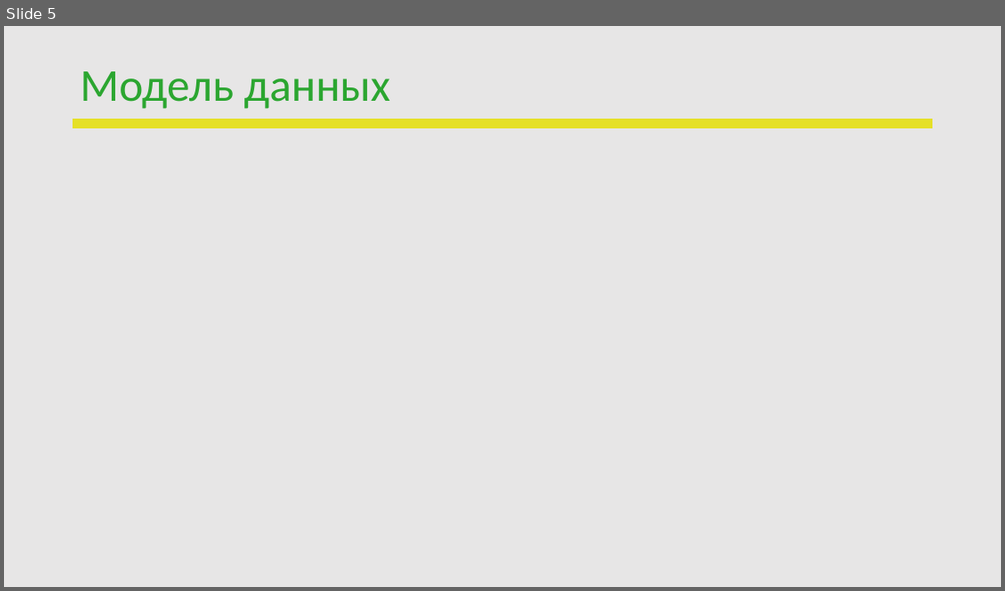
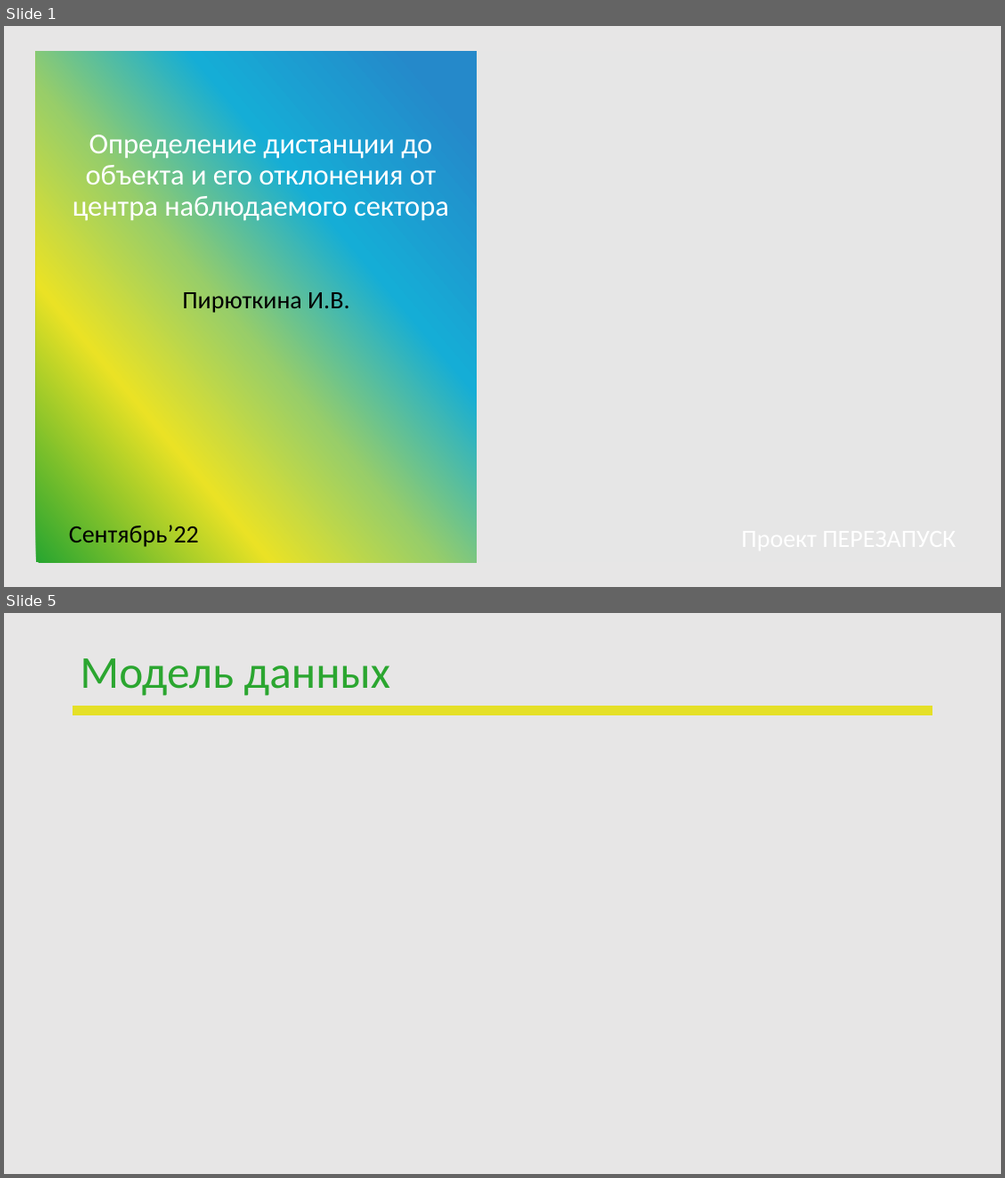
Before and after one commit to CrazyGriffon/DSS, a slide deck: proj/ПЕРЕЗАПУСК_DS (1).pptx. Shown one above the other, each under a label of ours: slide 5 before the commit, slides 1 and 5 after it; the slides between them are not shown. The pictures are 1005x591 and 1005x1178 pixels, drawn with LibreOffice and Linux fonts; fonts in the diff are those of the drawing; background and template pictures are left out. Boxes give left, top, right and bottom in pixels: in the first picture for what was removed or moved away, otherwise in the second. Text is boxed around its words. In the diff, an @@ line names an element or a change of style, - is before the commit and + after.

```diff
--- a/proj/ПЕРЕЗАПУСК_DS (1).pptx
+++ b/proj/ПЕРЕЗАПУСК_DS (1).pptx
@@ slide 1 added at (4,26,1001,587), background #E7E6E6 @@
@@ rectangle added at (36,52,477,563), fill gradient #27A530 to #EAE225 to #99CE68 to #15ADD6 to #2589CA @@
@@ rectangle added at (477,52,971,562), fill #E6E6E6 at 38% opacity @@
@@ title added at (73,129,449,224), 27.9 pt, text #FFFFFF @@
+Определение дистанции до объекта и его отклонения от центра наблюдаемого сектора
@@ text added at (182,287,349,313), 24 pt, text #000000 @@
+Пирюткина И.В.
@@ text added at (69,522,199,548), 24 pt, text #000000 @@
+Сентябрь’22
@@ text added at (734,525,970,556), 24 pt, text #FFFFFF @@
+Проект ПЕРЕЗАПУСК
```
Also in this commit, not shown: 3 slides changed, 1 slide removed.
